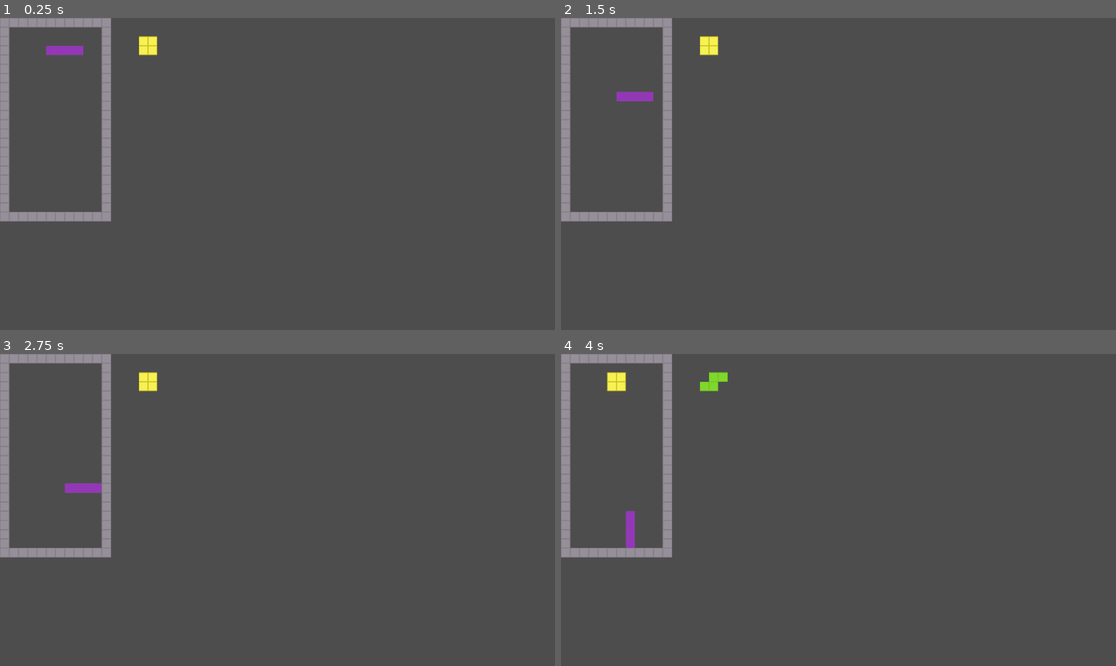
Above: before the commit, frames 1-4 (two rows, left to right).
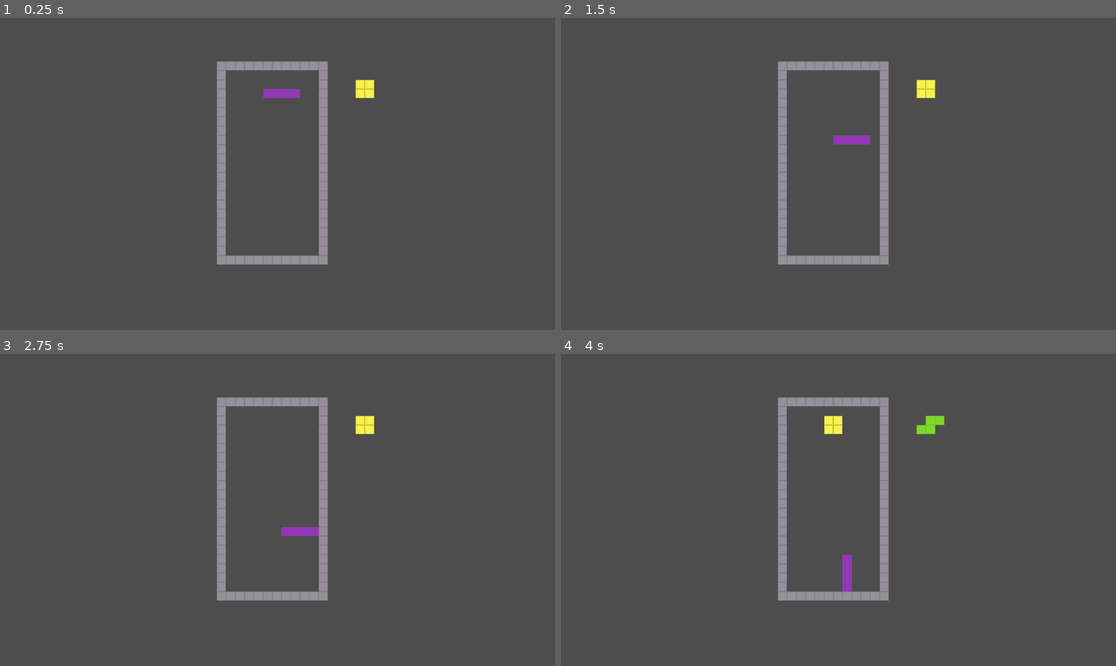
Above: after the commit, the same moments.

Repository: NedRichard/the_longest_minute
Game: Godot game, scene res://tetris_scene.tscn
Two runs of this game, one before a commit and one after it. Both use one fixed random seed, a clock stepped at 60 frames per second and the inputs below. This scene is started directly instead of the project's main scene.
Inputs:
- Up to frame 1 (0.25 s): no input
- Up to frame 2 (1.5 s): hold Right (ui_right) 0.53-1.28 s; hold Space (sign_mom) 0.53-1.28 s; hold Down (ui_down) from 1.28 s (still down); tap Space (sign_mom) at 1.35 s
- Up to frame 3 (2.75 s): release Down (ui_down) at 2.03 s; hold Right (ui_right) from 2.03 s (still down); hold Space (sign_mom) from 2.03 s (still down)
- Up to frame 4 (4 s): release Right (ui_right) at 2.78 s; release Space (sign_mom) at 2.78 s; hold Up (ui_up) 2.78-3.53 s; tap Space (sign_mom) at 2.85 s; hold Left (ui_left) from 3.53 s (still down); hold Space (sign_mom) from 3.53 s (still down)

The runs differ from the first frame. In frame 1, 7.2% of the frame differs, in the area x 0-68%, y 0-80%; in frame 2, 7.2%; in frame 3, 7.2%; in frame 4, 7.7%, in the area x 0-70%, y 0-80%.
Error before the commit: Invalid assignment of property or key 'visible' with value of type 'bool' on a base object of type 'null instance'. (res://tetris.gd:92)

Commit message:
UI Tweaks

Diff:
--- a/tetris.gd
+++ b/tetris.gd
@@ -1,4 +1,8 @@
 extends Node2D
+
+@onready var game_over_label: Label = $TetrisHUD/MarginContainer/GameOverLabel
+@onready var next_bag_button: Button = $TetrisHUD/MarginContainer/NextBagButton
+
 
 var i_tetromino: Array = [
 	[Vector2i(0, 1), Vector2i(1, 1), Vector2i(2, 1), Vector2i(3, 1)], # 0 degrees
@@ -59,9 +63,6 @@
 const movement_directions: Array[Vector2i] = [Vector2i.LEFT, Vector2i.DOWN, Vector2i.RIGHT]
 var current_position: Vector2i
 
-
-@onready var game_over_label: Label = $TetrisHUD/GameOverLabel
-@onready var next_bag_button: Button = $TetrisHUD/MarginContainer/NextBagButton
 
 
 @export var fall_timer: float = 0
--- a/tetris_hud.tscn
+++ b/tetris_hud.tscn
@@ -8,22 +8,22 @@
 anchor_bottom = 1.0
 grow_horizontal = 2
 grow_vertical = 2
-theme_override_constants/margin_left = 15
-theme_override_constants/margin_top = 15
-theme_override_constants/margin_right = 15
-theme_override_constants/margin_bottom = 15
+theme_override_constants/margin_left = 200
+theme_override_constants/margin_top = 50
+theme_override_constants/margin_right = 200
+theme_override_constants/margin_bottom = 50
 
 [node name="GameOverLabel" type="Label" parent="MarginContainer" unique_id=857382150]
 visible = false
 layout_mode = 2
+size_flags_horizontal = 4
 theme_override_font_sizes/font_size = 35
 text = "Game Over!"
 
 [node name="NextBagButton" type="Button" parent="MarginContainer" unique_id=1591435721]
-visible = false
 custom_minimum_size = Vector2(100, 100)
 layout_mode = 2
-size_flags_horizontal = 4
+size_flags_horizontal = 8
 size_flags_vertical = 4
 text = "Start Filling
 Next Bag"
--- a/tetris_scene.tscn
+++ b/tetris_scene.tscn
@@ -41,12 +41,17 @@
 fall_interval = 0.2
 
 [node name="Board" type="TileMapLayer" parent="." unique_id=501633393]
+position = Vector2(750, 150)
 tile_map_data = PackedByteArray("AAAAAAAAAAAHAAAAAAAAAAEAAAAHAAAAAAAAAAIAAAAHAAAAAAAAAAMAAAAHAAAAAAAAAAQAAAAHAAAAAAAAAA …(944 unchanged characters)…
 tile_set = SubResource("TileSet_ps2ti")
 
 [node name="Active" type="TileMapLayer" parent="." unique_id=706441616]
+position = Vector2(750, 150)
 tile_set = SubResource("TileSet_bdwim")
 
 [node name="TetrisHUD" parent="." unique_id=1845199848 instance=ExtResource("3_lw01v")]
 
+[node name="GameOverLabel" parent="TetrisHUD/MarginContainer" parent_id_path=PackedInt32Array(1845199848, 2133695815) index="0" unique_id=857382150]
+visible = true
+
 [editable path="TetrisHUD"]
